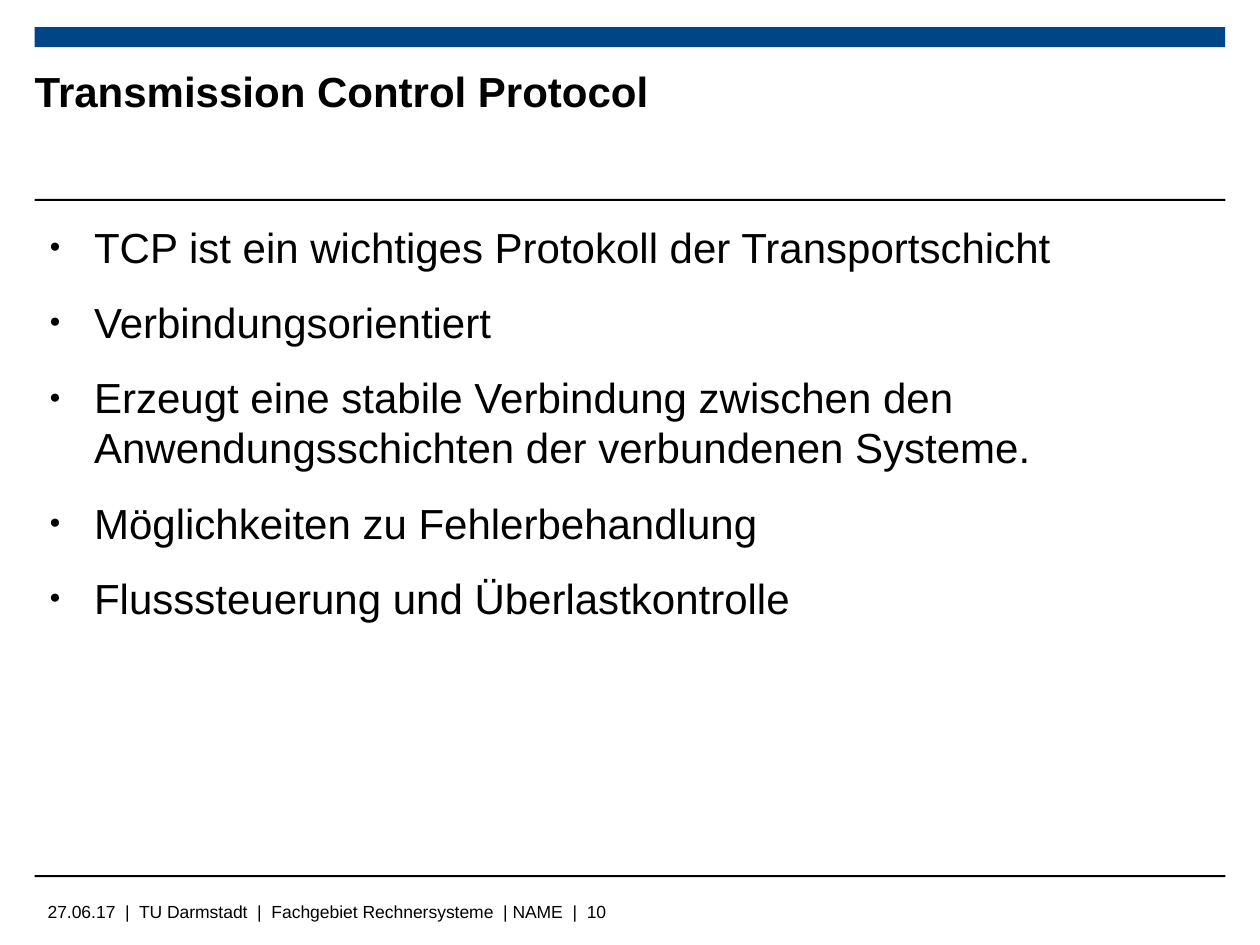
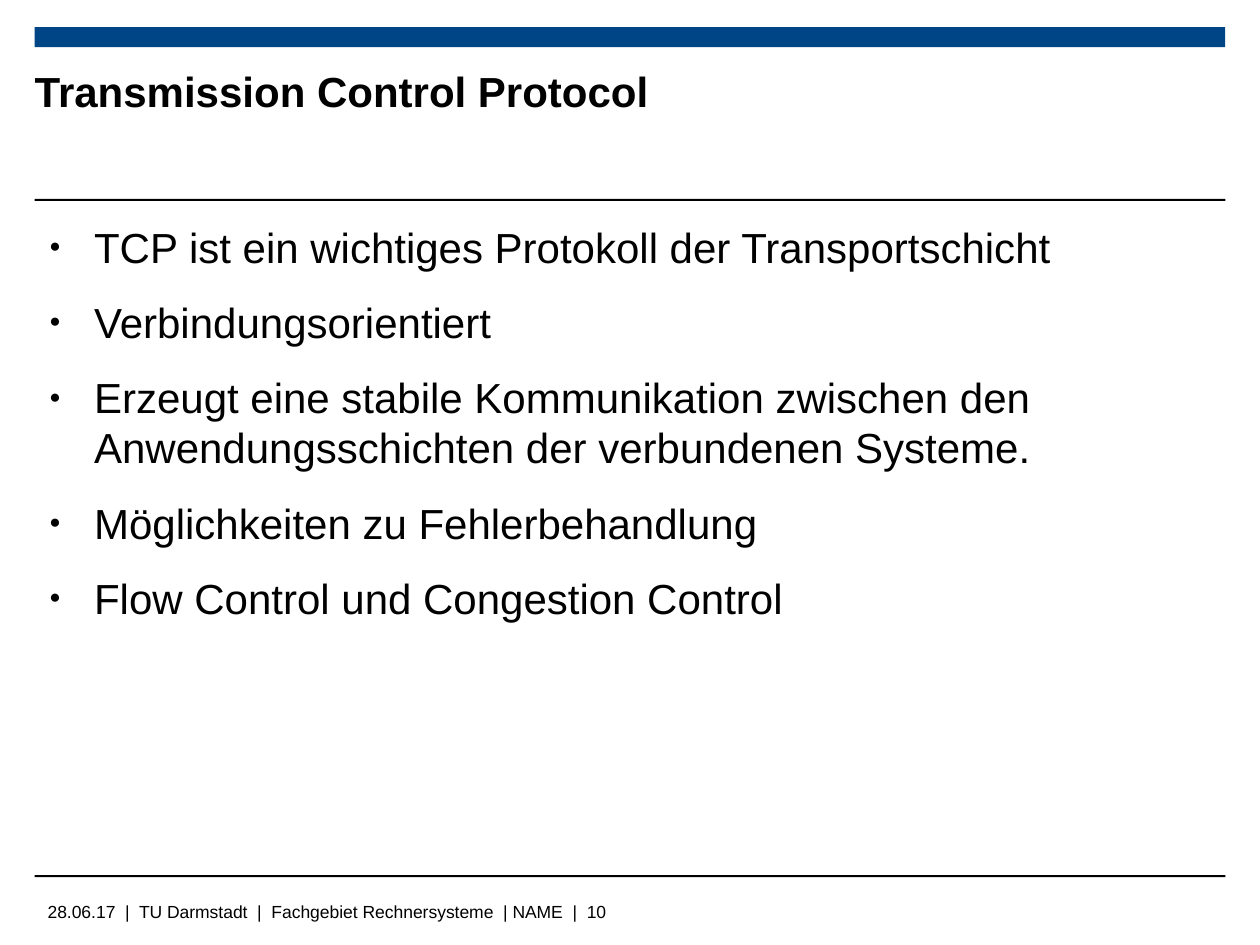
Before and after one commit to Wiero/Bachelorarbeit, a slide deck: slide 10 of Bachelorpräsenation.odp. Drawn at 1260x945 pixels with LibreOffice and Linux fonts; fonts in the diff are those of the drawing; background and template pictures are left out. Boxes give left, top, right and bottom in pixels: in the first picture for what was removed or moved away, otherwise in the second. Text is boxed around its words. In the diff, an @@ line names an element or a change of style, - is before the commit and + after.

```diff
--- a/Bachelorpräsenation.odp
+++ b/Bachelorpräsenation.odp
@@ text at <box>94,382,1030,472</box>: text changed @@
-● Erzeugt eine stabile Verbindung zwischen den Anwendungsschichten der verbundenen Systeme.
+● Erzeugt eine stabile Kommunikation zwischen den Anwendungsschichten der verbundenen Systeme.
@@ text at <box>94,583,782,622</box>: text changed @@
-● Flusssteuerung und Überlastkontrolle
+● Flow Control und Congestion Control
@@ text at <box>48,905,606,922</box>: text changed @@
-27.06.17 | TU Darmstadt | Fachgebiet Rechnersysteme | NAME | 10
+28.06.17 | TU Darmstadt | Fachgebiet Rechnersysteme | NAME | 10
```
Also in this commit, not shown: 6 other slides changed, 3 slides added, 5 other files.
